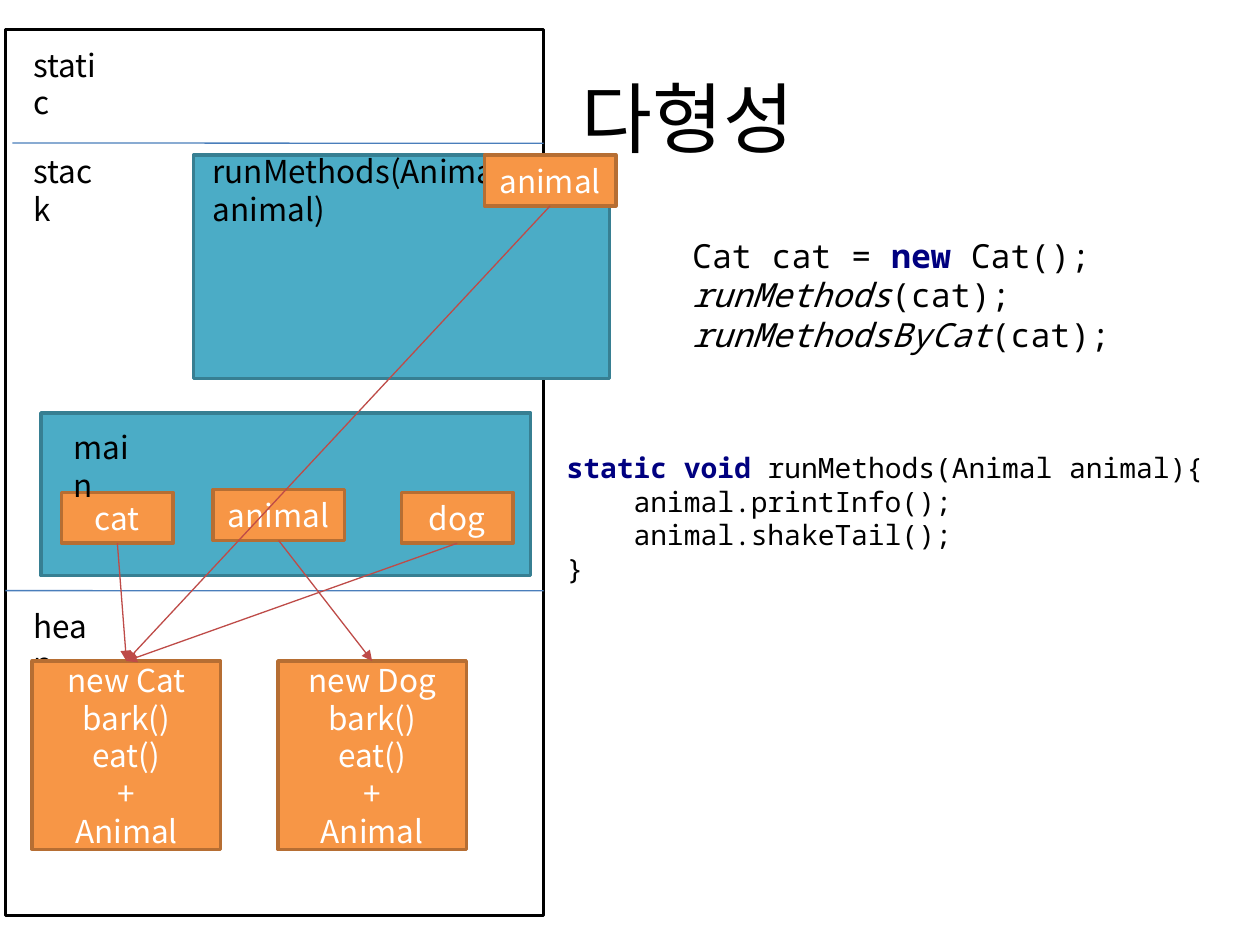
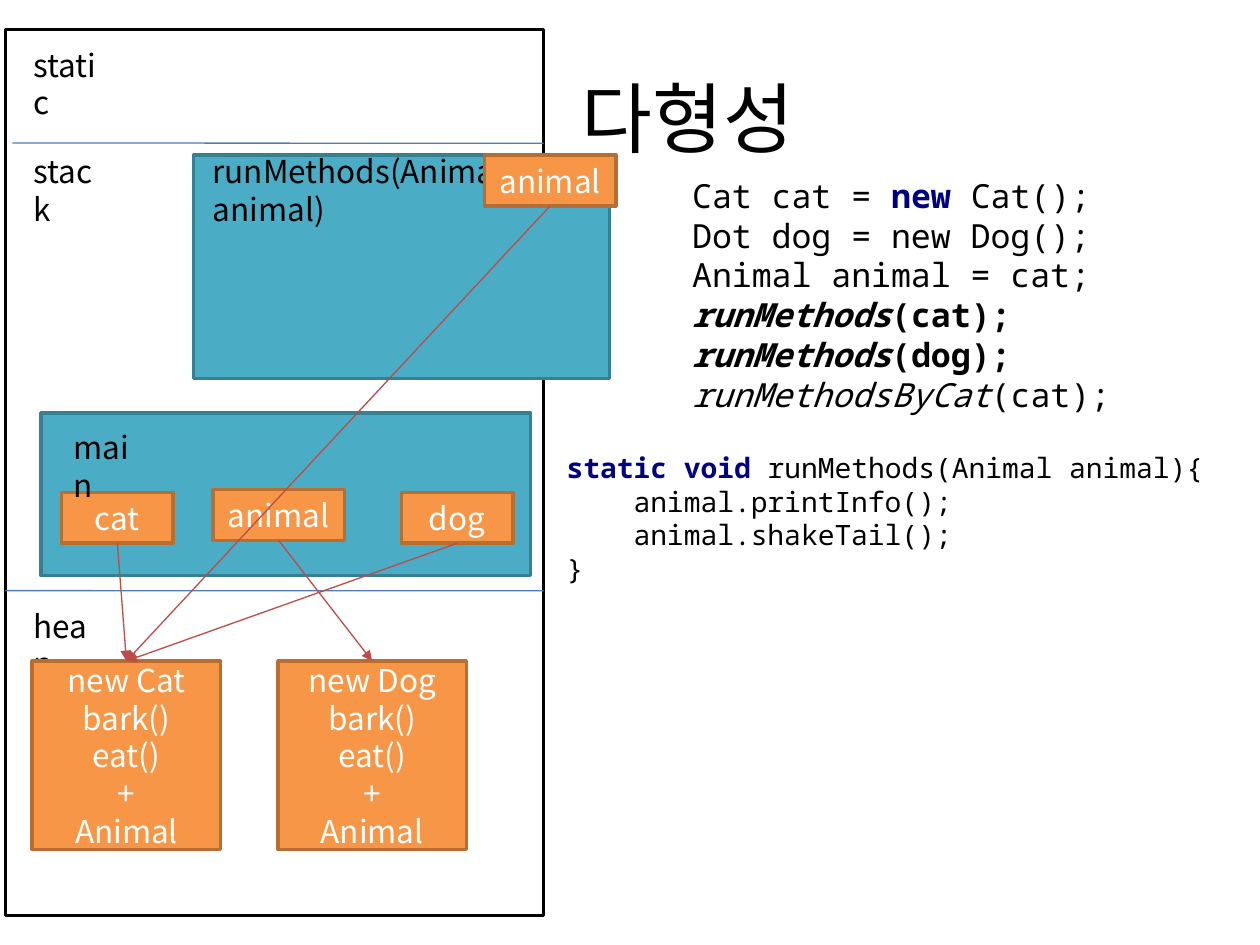
Before and after one commit to terdong/JavaStudy, a slide deck: slide 8 of ppt/day12_다형성.pptx. Drawn at 1260x945 pixels with LibreOffice and Linux fonts; fonts in the diff are those of the drawing. Boxes give left, top, right and bottom in pixels: in the first picture for what was removed or moved away, otherwise in the second. Text is boxed around its words. In the diff, an @@ line names an element or a change of style, - is before the commit and + after.

```diff
--- a/ppt/day12_다형성.pptx
+++ b/ppt/day12_다형성.pptx
@@ text at bbox=[692, 184, 1110, 415]: text changed @@
-Cat cat = new Cat();
-runMethods(cat);
-runMethodsByCat(cat);
+Cat cat = new Cat();
+Dot dog = new Dog();
+Animal animal = cat;
+runMethods(cat);
+runMethods(dog);
+runMethodsByCat(cat);
```
Also in this commit, not shown: 3 other slides changed, 18 other files.
